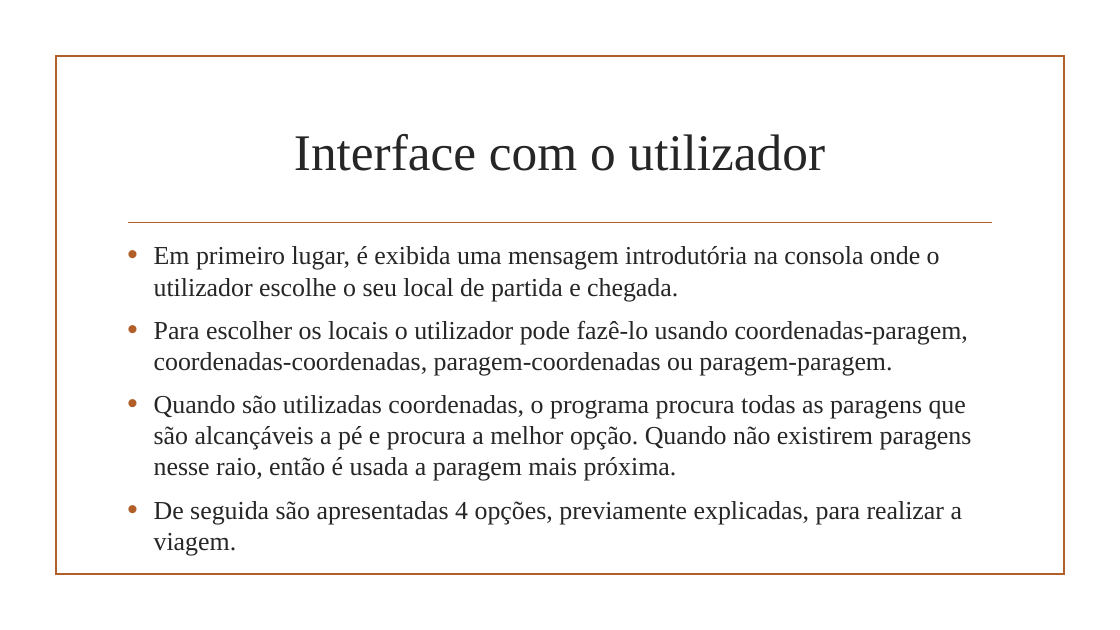
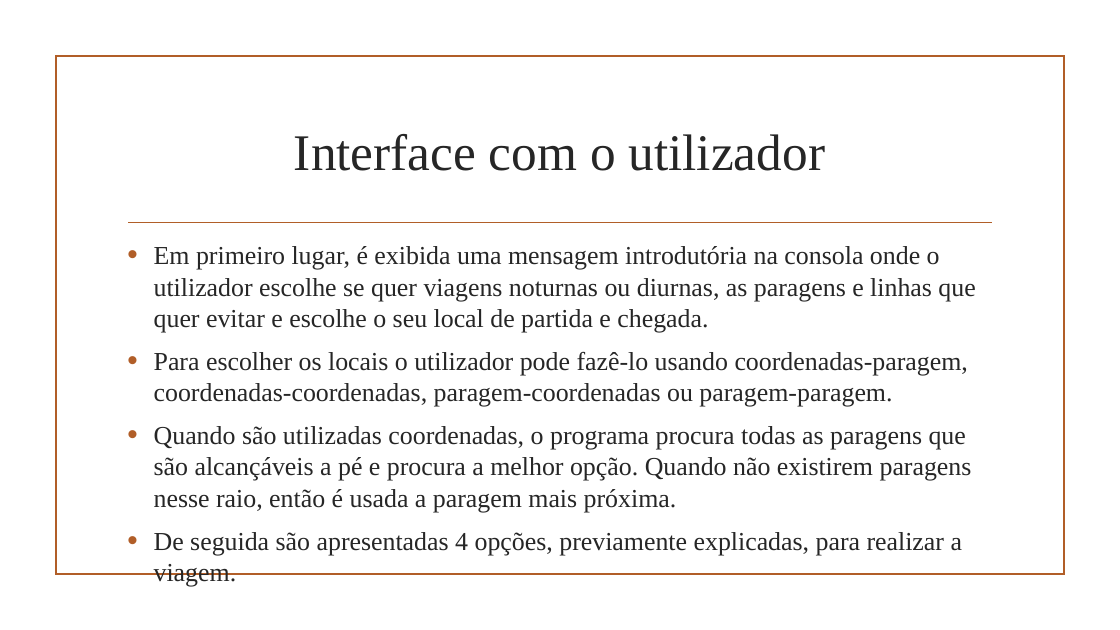
Before and after one commit to afs202005277/STCP-Pathfinder, a slide deck: slide 8 of Projeto2AED.pptx. Drawn at 1120x630 pixels with LibreOffice and Linux fonts; fonts in the diff are those of the drawing; background and template pictures are left out. Boxes give left, top, right and bottom in pixels: in the first picture for what was removed or moved away, otherwise in the second. Text is boxed around its words. In the diff, an @@ line names an element or a change of style, - is before the commit and + after.

```diff
--- a/Projeto2AED.pptx
+++ b/Projeto2AED.pptx
@@ text at (x1=154, y1=246, x2=975, y2=333): text changed @@
-• Em primeiro lugar, é exibida uma mensagem introdutória na consola onde o utilizador escolhe o seu local de partida e chegada.
+• Em primeiro lugar, é exibida uma mensagem introdutória na consola onde o utilizador escolhe se quer viagens noturnas ou diurnas, as paragens e linhas que quer evitar e escolhe o seu local de partida e chegada.
```
Also in this commit, not shown: 2 other slides changed, 5 other files.
